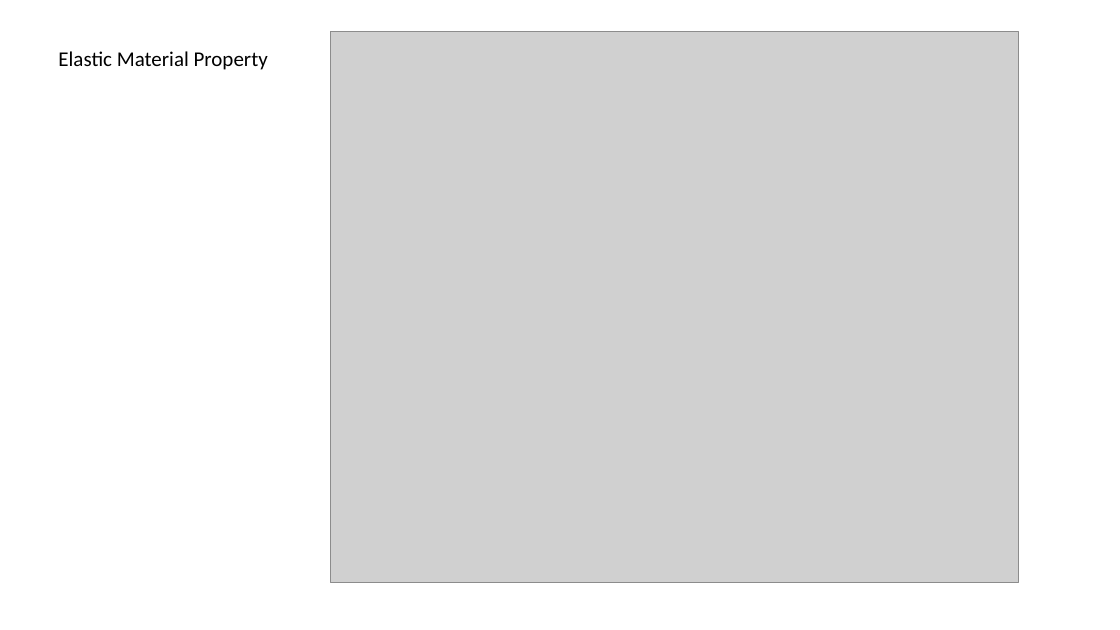
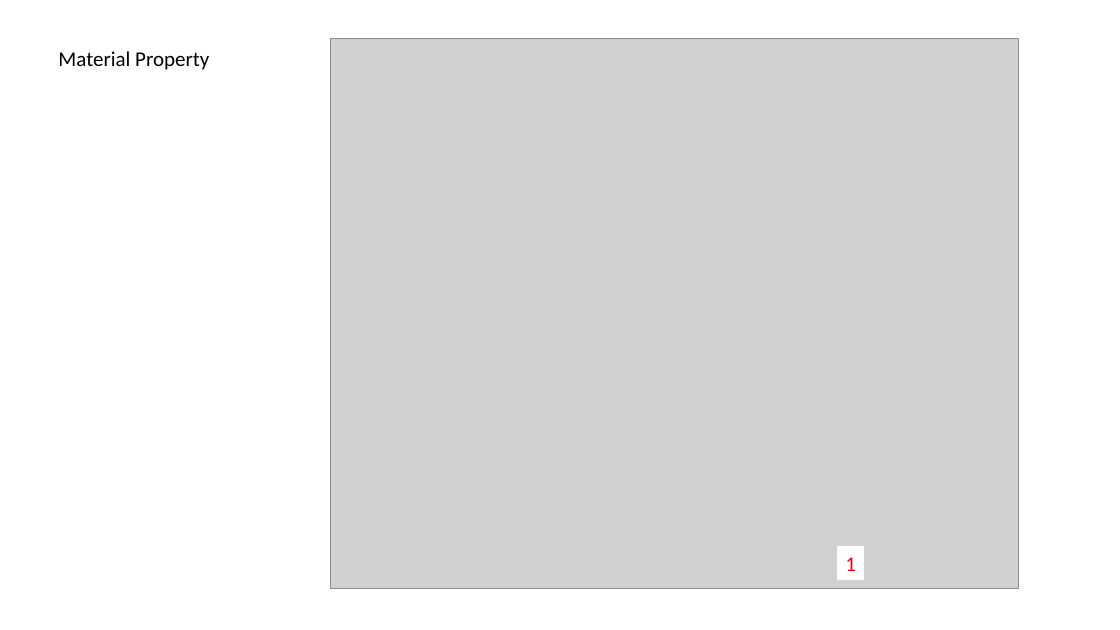
Before and after one commit to Concrete-Chrono-Development/concrete-calibration, a slide deck: slide 2 of Free Vibration test calibration/Vibration test.pptx. Drawn at 1120x630 pixels with LibreOffice and Linux fonts; fonts in the diff are those of the drawing; grey boxes stand for pictures. Boxes give left, top, right and bottom in pixels: in the first picture for what was removed or moved away, otherwise in the second. Text is boxed around its words. In the diff, an @@ line names an element or a change of style, - is before the commit and + after.

```diff
--- a/Free Vibration test calibration/Vibration test.pptx
+++ b/Free Vibration test calibration/Vibration test.pptx
@@ text at (58, 51, 209, 70): text changed @@
-Elastic Material Property
+Material Property
@@ picture: place and size @@
-picture at (330, 32, 1018, 582)
+picture at (330, 38, 1019, 588)
@@ rectangle added at (838, 546, 865, 580), fill #FFFFFF, 18 pt, text #FF0000 @@
+1
```
Also in this commit, not shown: 4 other slides changed, 2 slides removed.
